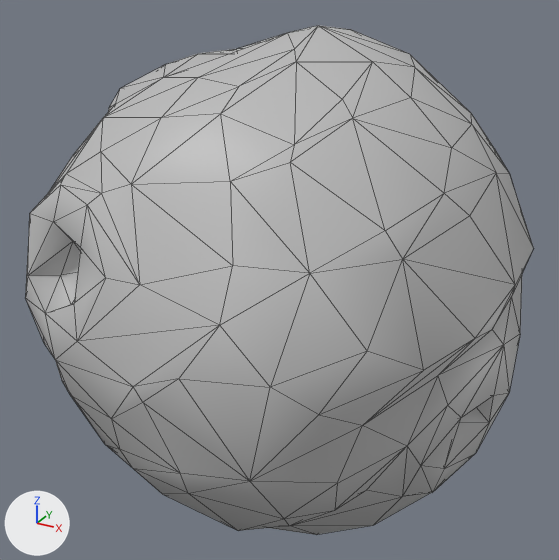
A saved change to the FBX model BrainJam2020/Assets/Meshes/Planet_C_003.fbx.
Rendered twice from a camera (50 mm lens) standing at (4.21, -7.71, 3.85) and looking at (-0.03, -0.01, 0.0). Lighting does not change. The marker at lower left points along +X, +Y and +Z. Mesh edges are drawn as thin lines. Where no turn or scale is listed for an object, it has been applied to the vertices.

Before the edit, the objects in view are built like this:
```python
me_mesh = bpy.data.meshes.new('Mesh')
me_mesh.from_pydata(...)  # 264 vertices, 524 faces; spans x -2.9..2.9, y -3.08..3.08, z -3.01..3.01
me_mesh.materials.append(mat_cloud_lambert1)  # grey #bcbcbc
ob_cloud_planet_c_003 = bpy.data.objects.new('cloud:Planet_C_003', me_mesh)
ob_cloud_planet_c_003.location = (0.0, 0.0, 0.0)
```
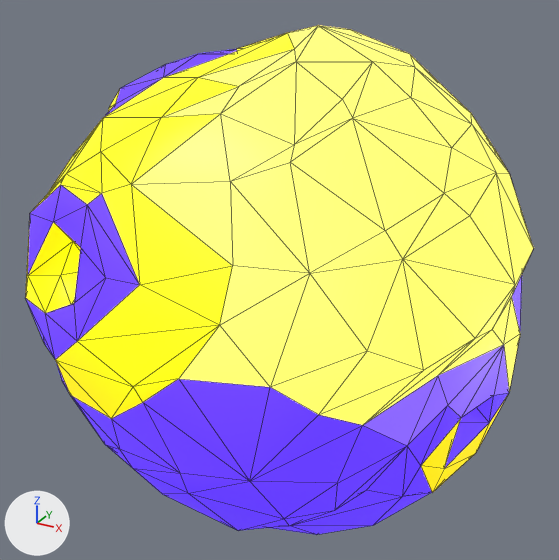
What differs and where, as boxes [x1, y1, x2, y2] in the pictures (559 x 560 px):
'cloud:Planet_C_003', recoloured (grey to yellow): [25, 25, 533, 535] in both

Patch to the scene script:
```diff
--- a/BrainJam2020/Assets/Meshes/Planet_C_003.fbx.py
+++ b/BrainJam2020/Assets/Meshes/Planet_C_003.fbx.py
@@ img_colorchart_png @@
+img_colorchart_png = load_image('colorchart.png', '../Textures/colorchart.png', 512, 512, 'sRGB')
@@ mat_lambert1 @@
+mat_lambert1 = bpy.data.materials.new('lambert1')
+# uses the picture img_colorchart_png
@@ me_mesh @@
 me_mesh.from_pydata(...)  # 264 vertices, 524 faces; spans x -2.9..2.9, y -3.08..3.08, z -3.01..3.01
-me_mesh.materials.append(mat_cloud_lambert1)  # grey #bcbcbc
+me_mesh.materials.append(mat_lambert1)
```
